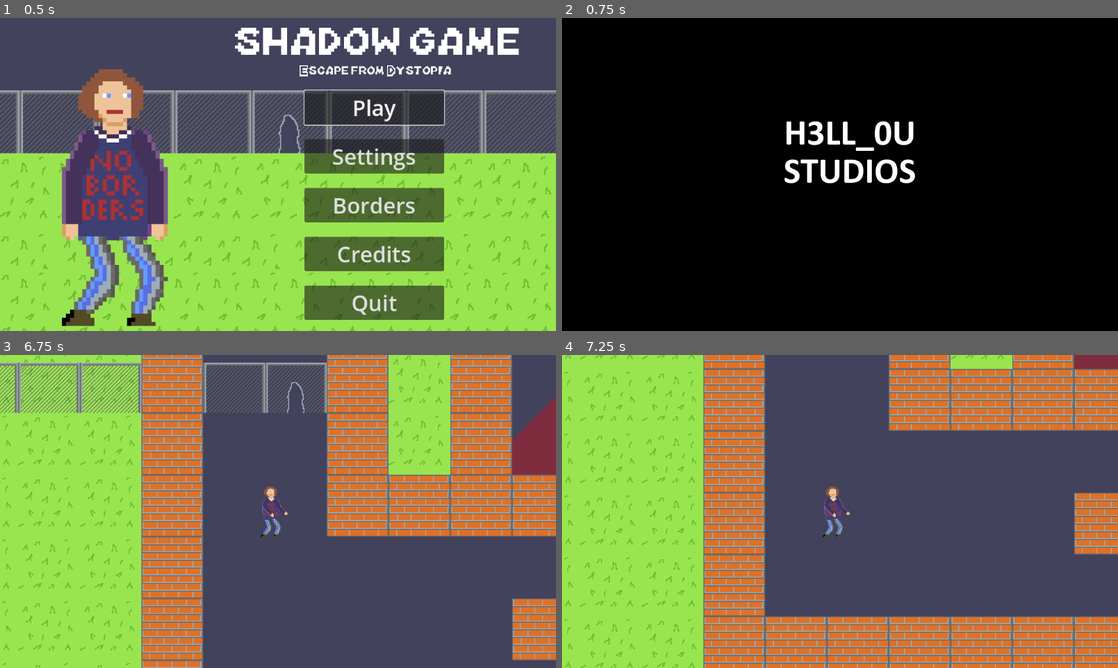
Above: before the commit, frames 1-4 (two rows, left to right).
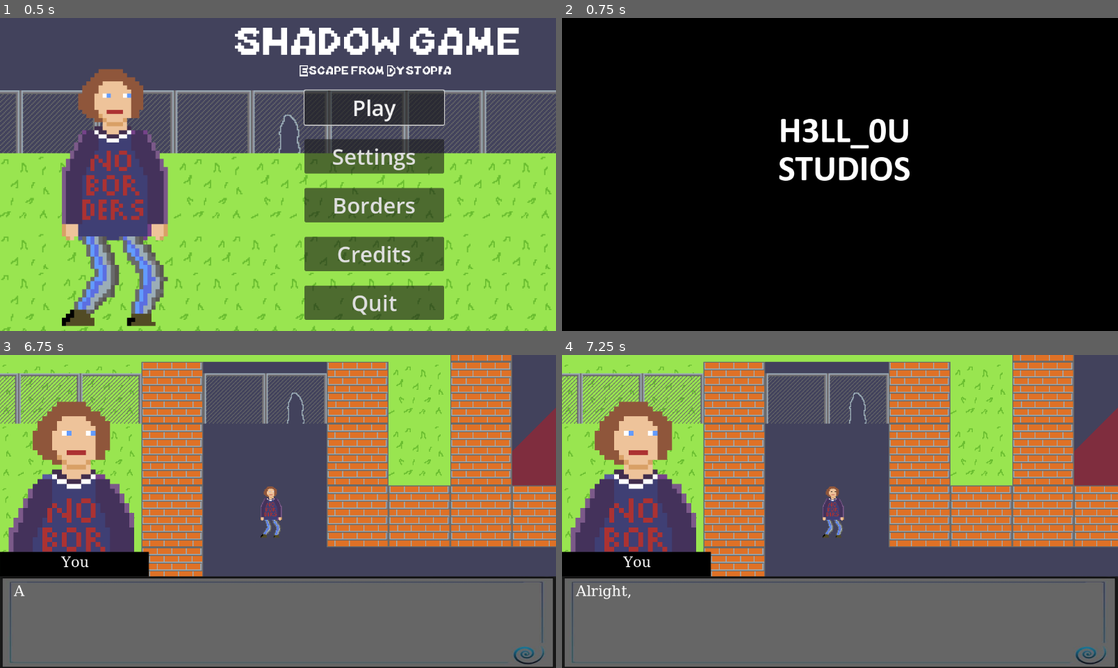
Above: after the commit, the same moments.

Repository: H3LL0U/Shadow-game-prjct
Game: Godot game, scene res://objects/levels/main_menu.tscn
Same seed, same stepped clock (60 frames per second), same inputs: the game is played once before the commit and once after it.
Inputs (mouse positions are in pixels of both pictures, inside the frame that each line leads up to):
- Up to frame 1 (0.5 s): no input
- Up to frame 2 (0.75 s): click "Credits" at 0.5 s
- Up to frame 3 (6.75 s): tap Enter at 1.25, 4.25 s; move the mouse to (400, 495) at 1.27 s; hold Right (move_right) 1.28-2.03 s; tap Space (next) at 1.35, 2.1, 2.75, 3.05, 3.8, 4.55, 5.3, 6.5, 6.6 s; click (400, 495) at 1.42 s; move the mouse to (166, 527) at 2.02 s; hold S (move_down) 2.03-2.78 s; move the mouse to (333, 442) at 2.77 s; hold Right (move_right) 2.78-3.53 s; hold Shift (sprint) 2.78-3.53 s; move the mouse to (250, 574) at 3.52 s; hold Up (move_up) 3.53-4.28 s; tap E (use) at 3.6 s; click (250, 574) at 3.67 s; move the mouse to (444, 558) at 4.27 s; hold A (move_left) 4.28-5.75 s; tap Mouse wheel up (zoom_in) at 4.35 s; tap Escape (settings_open) at 4.9 s; move the mouse to (111, 464) at 5.02 s; tap Mouse wheel down (zoom_out) at 5.1 s; click "Resume" at 5.75 s; move the mouse to (305, 511) at 6.52 s; hold S (move_down) from 6.53 s (still down); click (305, 511) at 6.67 s
- Up to frame 4 (7.25 s): keep holding S (move_down)

Frame 1 is identical in both runs. In frame 2, 2.7% of the frame differs, in the area x 39-64%, y 32-53%; in frame 3, 60%; in frame 4, 65%, in the area x 0-100%, y 0-100%.

Commit message:
Music implomented

Diff:
--- /dev/null
+++ b/Music_player.gd
@@ -0,0 +1,19 @@
+extends AudioStreamPlayer
+
+@onready var settings_vars = get_node("/root/SettingsVars")
+
+@onready var songs = {
+	"Main_menu" : load("res://assets/sounds/Music/BoxCat Games - Defeat.mp3"),
+	"Gameplay": load("res://assets/sounds/Music/BoxCat Games - Trace Route.mp3"),
+	"Victory": load("res://assets/sounds/Music/BoxCat Games - Victory.mp3")
+}
+func _ready():
+	load_song("Gameplay")
+
+func _process(_delta):
+	volume_db = settings_vars.max_db_music-settings_vars.min_db_music*(settings_vars.db_general/100*settings_vars.db_music/100)+settings_vars.min_db_music
+	if settings_vars.db_general == 0 or settings_vars.db_music == 0:
+		volume_db = -99999999
+func load_song(song_name):
+	stream = songs[song_name]
+	play()
--- a/Scripts/UI scripts/win_window.gd
+++ b/Scripts/UI scripts/win_window.gd
@@ -25,6 +25,8 @@
 
 
 func _on_next_level_pressed():
+
 	var next_lvl = find_current_lvl()+1
-	if FileAccess.file_exists("res://objects/levels/level_"+str(next_lvl)+".tscn"):
-		get_tree().change_scene_to_file("res://objects/levels/level_"+str(next_lvl)+".tscn")
+
+	#if FileAccess.file_exists("res://objects/levels/level_"+str(next_lvl)+".tscn"):
+	get_tree().change_scene_to_file("res://objects/levels/level_"+str(next_lvl)+".tscn")
--- a/Scripts/level scripts/custom_level_5.gd
+++ b/Scripts/level scripts/custom_level_5.gd
@@ -1,8 +1,11 @@
 extends Node2D
-
+var _change_scene = false
+func _ready():
+	$music_player.load_song("Victory")
 func _process(_delta):
 	$"Main character/fade effect/Label".modulate = $"Main character/fade effect/Sprite2D".modulate
-
+	if _change_scene:
+		get_tree().change_scene_to_file("res://objects/levels/main_menu.tscn")
 
 
 func _on_area_2d_body_entered(body):
@@ -12,4 +15,4 @@
 
 func _on_area_2d_2_body_entered(body):
 	if body.name == "Main character":
-		get_tree().change_scene_to_file("res://objects/levels/main_menu.tscn")
+		_change_scene = true
--- a/Scripts/level scripts/end_credits_paralax.gd
+++ b/Scripts/level scripts/end_credits_paralax.gd
@@ -14,7 +14,7 @@
 	else:
 		scroll_offset.y-=speed*delta
 
-	if scroll_offset.y<-3000:
+	if scroll_offset.y<-4000:
 		get_tree().change_scene_to_file("res://objects/levels/main_menu.tscn")
 	if scroll_offset.y>0:
 		scroll_offset.y = 0
--- a/Scripts/level scripts/main_menu.gd
+++ b/Scripts/level scripts/main_menu.gd
@@ -4,3 +4,4 @@
 # Called when the node enters the scene tree for the first time.
 func _ready():
 	$"Main character/animation".play("idle")
+	$music_player.load_song("Main_menu")
--- a/Scripts/setting vars/settings_vars.gd
+++ b/Scripts/setting vars/settings_vars.gd
@@ -12,7 +12,7 @@
 var max_db_music = 20
 var max_db_sfx = 20
 
-var min_db_music = -30
+var min_db_music = -60
 var min_db_sfx = -30
 
 #level settings
--- a/objects/levels/end_credits.tscn
+++ b/objects/levels/end_credits.tscn
@@ -21,10 +21,10 @@
 texture = ExtResource("2_vst2f")
 
 [node name="Label" type="Label" parent="end_credits_paralax/ParallaxLayer"]
-offset_left = 110.0
-offset_top = 205.0
-offset_right = 1083.0
-offset_bottom = 8170.0
+offset_left = 35.0
+offset_top = 200.0
+offset_right = 1134.0
+offset_bottom = 8165.0
 theme_override_fonts/font = ExtResource("3_80pb4")
 theme_override_font_sizes/font_size = 75
 text = "H3LL_0U
@@ -51,6 +51,14 @@
 
 
 
+Music:
+BoxCat Games (Free Music Archive)
+
+
+
+
+
+
 Programming:
 H3LL_0U
 
--- a/objects/levels/level_1.tscn
+++ b/objects/levels/level_1.tscn
@@ -6,6 +6,7 @@
 [ext_resource type="PackedScene" uid="uid://c6u3p6tkm0s5h" path="res://objects/blocks/door.tscn" id="4_s0lol"]
 [ext_resource type="TileSet" uid="uid://60j6hmcceyw5" path="res://objects/tile_sets/level_1.tres" id="6_klnyk"]
 [ext_resource type="PackedScene" uid="uid://butmuwdlsdxes" path="res://objects/triggers/finish_trigger.tscn" id="6_r7tum"]
+[ext_resource type="PackedScene" uid="uid://csflg4iddt544" path="res://objects/sound_player/music_player.tscn" id="7_oniti"]
 
 [node name="level_1" type="Node2D"]
 y_sort_enabled = true
@@ -17,8 +18,8 @@
 [node name="text_trigger" parent="." instance=ExtResource("2_54lqn")]
 y_sort_enabled = true
 position = Vector2(-97, 30)
-texts = ["No matter what I tried... I could never escape.",  …(202 unchanged characters)… eo games I saw others play overseas.", "Alright, let's go!"]
-authors = ["You", "You", "You", "You", "You", "You"]
+texts = ["No matter what I tried... I could never escape.",  …(202 unchanged characters)… eo games I saw others play overseas.", "I talk too much, I should probably [CTRL] my speech. (Skips all the dialogue)", "Alright, let's go!"]
+authors = ["You", "You", "You", "You", "You", "You", "You"]
 delete_after = 1
 
 [node name="door" parent="." instance=ExtResource("4_s0lol")]
@@ -97,3 +98,5 @@
 [node name="finish trigger" parent="." instance=ExtResource("6_r7tum")]
 position = Vector2(694, 727)
 scale = Vector2(5, 5)
+
+[node name="music_player" parent="." instance=ExtResource("7_oniti")]
--- a/objects/levels/level_2.tscn
+++ b/objects/levels/level_2.tscn
@@ -11,6 +11,7 @@
 [ext_resource type="PackedScene" uid="uid://5cpy0y74cl73" path="res://objects/blocks/wall_cam.tscn" id="8_kjwa3"]
 [ext_resource type="PackedScene" uid="uid://bbax2gt3os5de" path="res://objects/triggers/text_trigger.tscn" id="9_1wrhh"]
 [ext_resource type="PackedScene" uid="uid://dgikcofjuyurm" path="res://objects/triggers/sleep_trigger.tscn" id="9_s72mu"]
+[ext_resource type="PackedScene" uid="uid://csflg4iddt544" path="res://objects/sound_player/music_player.tscn" id="12_5gnbt"]
 
 [sub_resource type="Curve2D" id="Curve2D_vlsud"]
 _data = {
@@ -117,3 +118,5 @@
 [node name="finish trigger" parent="." instance=ExtResource("7_awqnu")]
 position = Vector2(2118, 237)
 scale = Vector2(10, 10)
+
+[node name="music_player" parent="." instance=ExtResource("12_5gnbt")]
--- a/objects/levels/level_3.tscn
+++ b/objects/levels/level_3.tscn
@@ -9,6 +9,7 @@
 [ext_resource type="PackedScene" uid="uid://butmuwdlsdxes" path="res://objects/triggers/finish_trigger.tscn" id="7_bbkpg"]
 [ext_resource type="PackedScene" uid="uid://bxkwoenl42jhf" path="res://objects/triggers/stop_trigger.tscn" id="8_vbu2n"]
 [ext_resource type="PackedScene" uid="uid://bbax2gt3os5de" path="res://objects/triggers/text_trigger.tscn" id="9_4eepf"]
+[ext_resource type="PackedScene" uid="uid://csflg4iddt544" path="res://objects/sound_player/music_player.tscn" id="10_qj0ce"]
 
 [sub_resource type="Curve2D" id="Curve2D_puv5b"]
 _data = {
@@ -147,3 +148,5 @@
 texts = ["Eugh, it's all sticky in pizza..."]
 authors = ["You"]
 delete_after = 1
+
+[node name="music_player" parent="." instance=ExtResource("10_qj0ce")]
--- a/objects/levels/level_4.tscn
+++ b/objects/levels/level_4.tscn
@@ -9,6 +9,7 @@
 [ext_resource type="PackedScene" uid="uid://bbax2gt3os5de" path="res://objects/triggers/text_trigger.tscn" id="6_l3tq1"]
 [ext_resource type="PackedScene" uid="uid://bxkwoenl42jhf" path="res://objects/triggers/stop_trigger.tscn" id="6_si4eg"]
 [ext_resource type="PackedScene" uid="uid://butmuwdlsdxes" path="res://objects/triggers/finish_trigger.tscn" id="9_ilwhl"]
+[ext_resource type="PackedScene" uid="uid://csflg4iddt544" path="res://objects/sound_player/music_player.tscn" id="10_2rlgx"]
 
 [sub_resource type="Curve2D" id="Curve2D_nsrv8"]
 _data = {
@@ -118,3 +119,5 @@
 texts = ["Oh man I can't wait for our cook to bring more pizza over here!"]
 authors = ["Patrol Guard"]
 delete_after = 1
+
+[node name="music_player" parent="." instance=ExtResource("10_2rlgx")]
--- a/objects/levels/level_5.tscn
+++ b/objects/levels/level_5.tscn
@@ -7,6 +7,7 @@
 [ext_resource type="PackedScene" uid="uid://ce4hjurxgi2b3" path="res://objects/triggers/run_trigger.tscn" id="4_ihyad"]
 [ext_resource type="PackedScene" uid="uid://bbax2gt3os5de" path="res://objects/triggers/text_trigger.tscn" id="6_og82u"]
 [ext_resource type="PackedScene" uid="uid://bc32grfdptk23" path="res://objects/triggers/fade_trigger.tscn" id="7_sq8tb"]
+[ext_resource type="PackedScene" uid="uid://csflg4iddt544" path="res://objects/sound_player/music_player.tscn" id="8_ewqpj"]
 
 [sub_resource type="RectangleShape2D" id="RectangleShape2D_ygn5r"]
 size = Vector2(58, 71)
@@ -33,7 +34,7 @@
 offset_bottom = 1912.5
 scale = Vector2(0.5, 0.5)
 theme_override_font_sizes/font_size = 1000
-text = "Thank You for playing!"
+text = "You have escaped!"
 horizontal_alignment = 1
 vertical_alignment = 1
 
@@ -96,5 +97,7 @@
 position = Vector2(4243, 60.75)
 shape = SubResource("RectangleShape2D_gj5wt")
 
+[node name="music_player" parent="." instance=ExtResource("8_ewqpj")]
+
 [connection signal="body_entered" from="Area2D" to="." method="_on_area_2d_body_entered"]
 [connection signal="body_entered" from="Area2D2" to="." method="_on_area_2d_2_body_entered"]
--- a/objects/levels/main_menu.tscn
+++ b/objects/levels/main_menu.tscn
@@ -9,6 +9,7 @@
 [ext_resource type="FontFile" uid="uid://dm4canr8av6iq" path="res://assets/fonts/Mario-Kart-DS.ttf" id="7_4n4r6"]
 [ext_resource type="PackedScene" uid="uid://bdafmadqxyln4" path="res://objects/UI/settings.tscn" id="8_b33tb"]
 [ext_resource type="PackedScene" uid="uid://crncd6vvj37m" path="res://objects/UI/level_selector.tscn" id="9_rgn4f"]
+[ext_resource type="PackedScene" uid="uid://csflg4iddt544" path="res://objects/sound_player/music_player.tscn" id="10_sa7vu"]
 
 [sub_resource type="TileSetScenesCollectionSource" id="TileSetScenesCollectionSource_mv2lp"]
 resource_name = "backgrounds"
@@ -104,6 +105,8 @@
 
 [node name="levels_menu" parent="." instance=ExtResource("9_rgn4f")]
 
+[node name="music_player" parent="." instance=ExtResource("10_sa7vu")]
+
 [connection signal="pressed" from="main menu UI/VBoxContainer/Play" to="main menu UI" method="_on_button_pressed"]
 [connection signal="pressed" from="main menu UI/VBoxContainer/Settings" to="main menu UI" method="_on_settings_pressed"]
 [connection signal="pressed" from="main menu UI/VBoxContainer/levels" to="main menu UI" method="_on_levels_pressed"]
--- /dev/null
+++ b/objects/sound_player/music_player.tscn
@@ -0,0 +1,6 @@
+[gd_scene load_steps=2 format=3 uid="uid://csflg4iddt544"]
+
+[ext_resource type="Script" path="res://Music_player.gd" id="1_geuuy"]
+
+[node name="music_player" type="AudioStreamPlayer"]
+script = ExtResource("1_geuuy")
Not shown, added: assets/sounds/Music/BoxCat Games - Defeat.mp3.import
Not shown, added: assets/sounds/Music/BoxCat Games - Trace Route.mp3.import
Not shown, added: assets/sounds/Music/BoxCat Games - Victory.mp3.import
Not shown, added: export_presets.cfg
Not shown: 1 places in objects/levels/end_credits.tscn that only renumber resources
Not shown: 1 places in objects/levels/level_1.tscn that only renumber resources
Not shown: 1 places in objects/levels/level_2.tscn that only renumber resources
Not shown: 1 places in objects/levels/level_3.tscn that only renumber resources
Not shown: 1 places in objects/levels/level_4.tscn that only renumber resources
Not shown: 1 places in objects/levels/level_5.tscn that only renumber resources
Not shown: 1 places in objects/levels/main_menu.tscn that only renumber resources
Not shown, added: assets/sounds/Music/BoxCat Games - Defeat.mp3
(and 2 more such lines)
